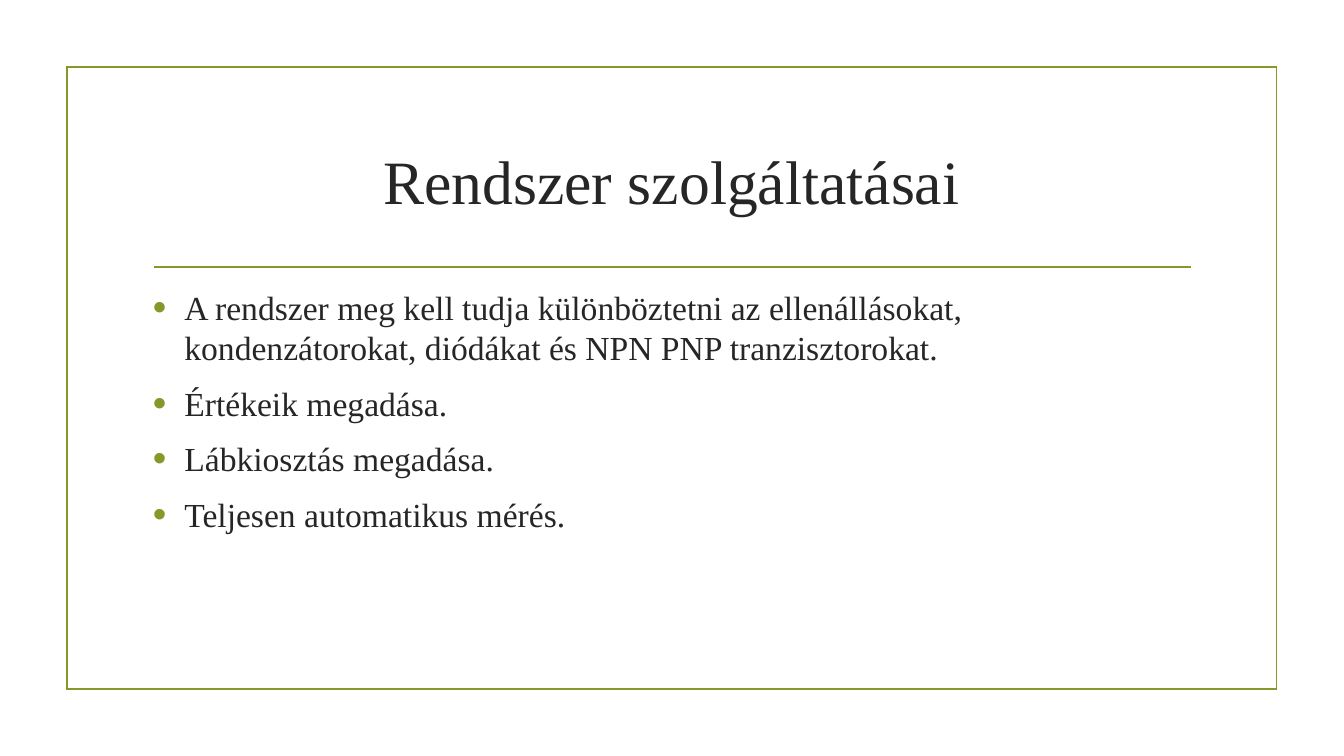
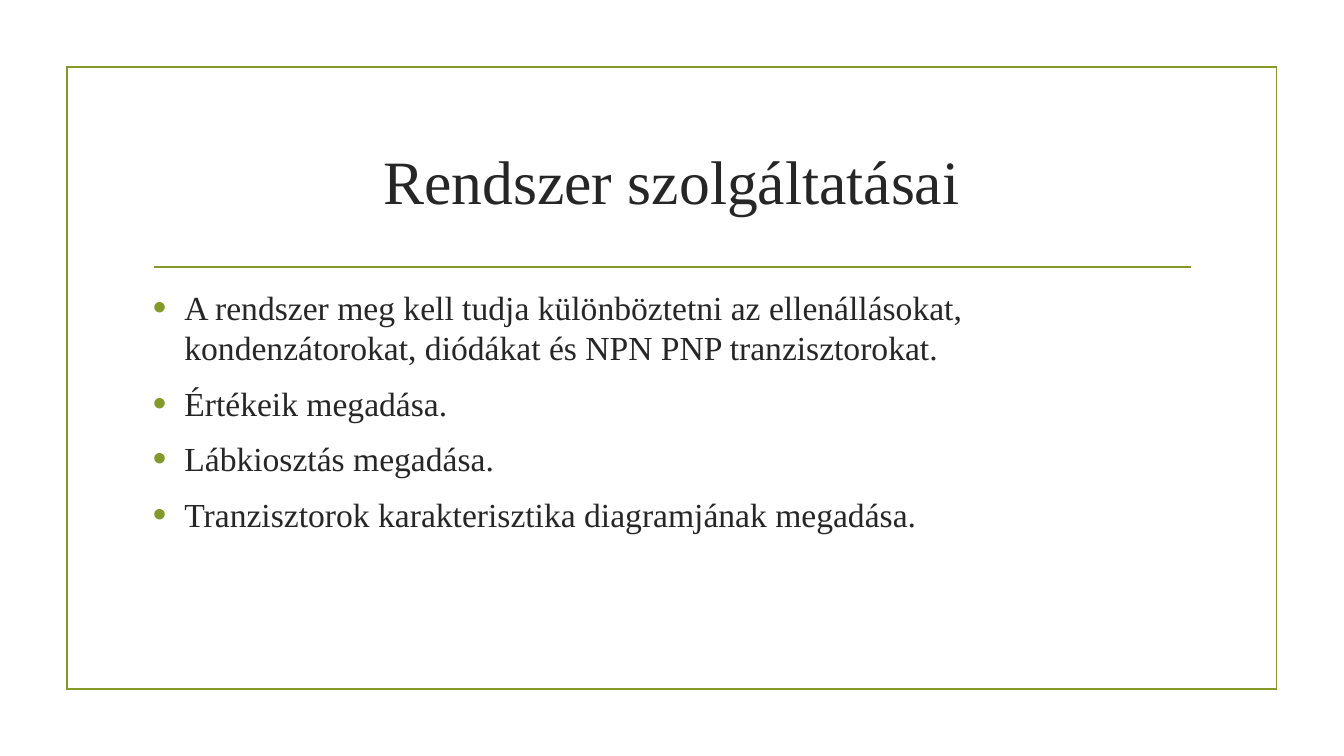
Before and after one commit to LukacsBotond/Allamvizsga, a slide deck: slide 4 of Doc/Lukacs_Botond_prezentacio.pptx. Drawn at 1344x756 pixels with LibreOffice and Linux fonts; fonts in the diff are those of the drawing; background and template pictures are left out. Boxes give left, top, right and bottom in pixels: in the first picture for what was removed or moved away, otherwise in the second. Text is boxed around its words. In the diff, an @@ line names an element or a change of style, - is before the commit and + after.

```diff
--- a/Doc/Lukacs_Botond_prezentacio.pptx
+++ b/Doc/Lukacs_Botond_prezentacio.pptx
@@ text at box(184, 503, 916, 533): text changed @@
-• Teljesen automatikus mérés.
+• Tranzisztorok karakterisztika diagramjának megadása.
```
Also in this commit, not shown: 4 other slides changed, 5 slides added, 4 other files.
